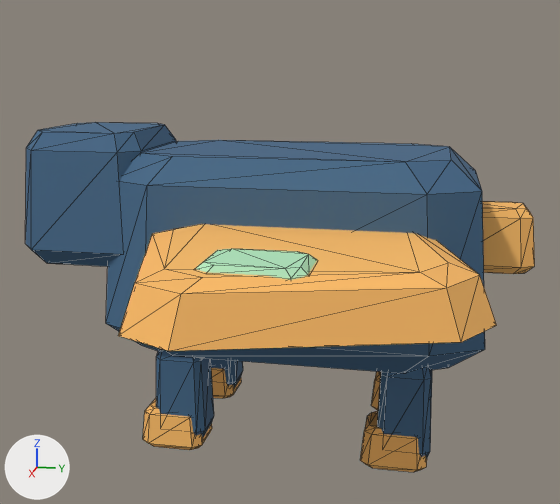
What one commit did to the glTF model assets/blockvarlden/actors/lyktmott.glb.
The view is the same before and after, from a 50 mm camera at (1.014, 0.175, 0.493) aimed at (0.004, -0.027, 0.241). The lights are fixed; the arrows at lower left show +X, +Y and +Z. The picture after the commit comes second. Mesh edges are drawn as thin lines. Vertices at exactly the same position are counted once.

The scene before the commit, as lines of its bpy script (objects in view):
```python
me_lyktmott_skulptur = bpy.data.meshes.new('lyktmott skulptur')
me_lyktmott_skulptur.from_pydata(...)  # 672 vertices, 1260 faces; spans x -0.399..0.399, y -0.374..0.304, z -0.011..0.405
me_lyktmott_skulptur.materials.append(mat_lyktmott_pigment)
ob_lyktmott_färgytor = bpy.data.objects.new('lyktmott färgytor', me_lyktmott_skulptur)
ob_lyktmott_färgytor.location = (0.0, 0.0, 0.0)
```
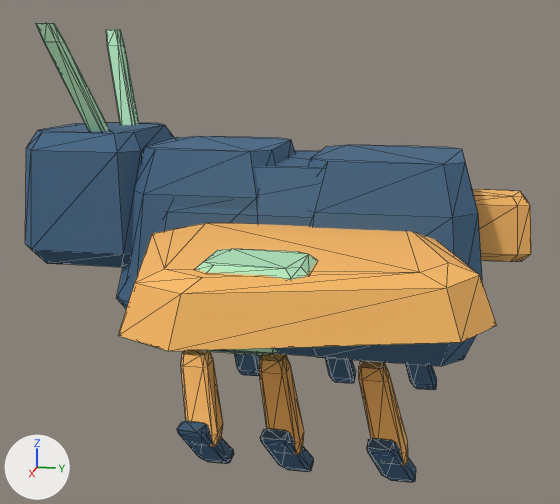
Location of each change, [x1, y1, x2, y2] in pixels of the pictures (560 x 504 px; the box of a moved part takes in the faces that stretch with it):
'lyktmott färgytor', reshaped (31% taller): before [25, 122, 535, 472]; after [25, 23, 531, 483]
part 1 of me_lyktmott_skulptur, moved or reshaped: before [211, 359, 243, 387]; after [106, 29, 139, 125]
part 2 of me_lyktmott_skulptur, moved or reshaped: before [156, 350, 214, 437]; after [36, 23, 110, 131]
part 3 of me_lyktmott_skulptur, moved or reshaped (not visible afterwards): before [211, 368, 242, 399]
part 4 of me_lyktmott_skulptur, moved or reshaped: before [143, 398, 212, 450]; after [234, 353, 262, 376]
part 5 of me_lyktmott_skulptur, moved or reshaped: before [106, 140, 485, 373]; after [325, 358, 356, 383]
part 6 of me_lyktmott_skulptur, moved or reshaped (not visible afterwards): before [371, 372, 381, 410]
part 7 of me_lyktmott_skulptur, moved or reshaped: before [360, 411, 427, 472]; after [406, 364, 437, 390]
part 8 of me_lyktmott_skulptur, moved or reshaped: before [377, 367, 432, 459]; after [181, 350, 223, 446]
part 9 of me_lyktmott_skulptur, moved or reshaped: before [482, 201, 535, 274]; after [177, 421, 234, 464]
part 10 of me_lyktmott_skulptur, added (brown): after [259, 354, 304, 455]
part 11 of me_lyktmott_skulptur, added (blue): after [260, 429, 314, 472]
part 12 of me_lyktmott_skulptur, added (brown): after [359, 360, 408, 465]
part 13 of me_lyktmott_skulptur, added (blue): after [367, 438, 416, 483]
part 14 of me_lyktmott_skulptur, added (orange): after [472, 189, 531, 262]
part 15 of me_lyktmott_skulptur, added: after [117, 150, 321, 357]
part 16 of me_lyktmott_skulptur, added (blue): after [123, 136, 295, 354]
part 17 of me_lyktmott_skulptur, added (blue): after [309, 145, 483, 366]
part 18 of me_lyktmott_skulptur, recoloured: [86, 132, 487, 351] in both

The change, as a diff of the scene's bpy script:
```diff
--- a/assets/blockvarlden/actors/lyktmott.glb.py
+++ b/assets/blockvarlden/actors/lyktmott.glb.py
@@ me_lyktmott_skulptur @@
-me_lyktmott_skulptur.from_pydata(...)  # 672 vertices, 1260 faces; spans x -0.399..0.399, y -0.374..0.304, z -0.011..0.405
+me_lyktmott_skulptur.from_pydata(...)  # 928 vertices, 1740 faces; spans x -0.399..0.399, y -0.374..0.299, z 0.0..0.538
+# me_lyktmott_skulptur part 1: the loose piece of 32 vertices spanning x -0.113..-0.053, y -0.176..-0.108, z 0.0..0.132 is multiplied about its middle by the matrix ((0.385, 0.0, -0.492), (0.0, 0.337, -0.379), (0.0, 0.0, 1.273)), then moved by (0.012, -0.131, 0.388)
+# me_lyktmott_skulptur part 2: the loose piece of 32 vertices spanning x 0.053..0.113, y -0.176..-0.108, z 0.0..0.132 is multiplied about its middle by the matrix ((0.385, 0.0, 0.492), (0.0, 0.337, -0.379), (0.0, 0.0, 1.273)), then moved by (-0.012, -0.131, 0.388)
+# me_lyktmott_skulptur part 3: the loose piece of 32 vertices spanning x -0.117..-0.05, y -0.195..-0.112, z -0.011..0.044 is multiplied about its middle by the matrix ((0.567, 0.0, 1.371), (0.0, 0.478, -0.636), (0.0, 0.0, 1.571)), then moved by (-0.042, 0.024, 0.061)
+# me_lyktmott_skulptur part 4: the loose piece of 32 vertices spanning x 0.05..0.117, y -0.195..-0.112, z -0.011..0.044 is multiplied about its middle by the matrix ((0.508, 0.0, -0.636), (0.0, 0.478, -0.455), (0.0, 0.0, 1.047)), then moved by (-0.242, 0.039, 0.012)
+# me_lyktmott_skulptur part 5: the loose piece of 32 vertices spanning x -0.13..0.13, y -0.245..0.245, z 0.12..0.38 is multiplied about its middle by the matrix ((0.129, 0.0, -0.135), (0.0, 0.08, -0.096), (0.0, 0.0, 0.222)), then moved by (-0.159, 0.037, -0.221)
+# me_lyktmott_skulptur part 6: the loose piece of 32 vertices spanning x -0.117..-0.05, y 0.099..0.182, z -0.011..0.044 is multiplied about its middle by the matrix ((0.567, 0.0, 1.371), (0.0, 0.478, -0.636), (0.0, 0.0, 1.571)), then moved by (-0.042, 0.008, 0.061)
+# me_lyktmott_skulptur part 7: the loose piece of 32 vertices spanning x 0.05..0.117, y 0.099..0.182, z -0.011..0.044 is multiplied about its middle by the matrix ((0.508, 0.0, -0.636), (0.0, 0.478, -0.455), (0.0, 0.0, 1.047)), then moved by (-0.242, 0.023, 0.012)
+# me_lyktmott_skulptur part 8: the loose piece of 32 vertices spanning x 0.053..0.113, y 0.118..0.186, z 0.0..0.132 is multiplied about its middle by the matrix ((0.635, 0.0, -0.571), (0.0, 0.587, -0.265), (0.0, 0.0, 0.655)), then moved by (0.042, -0.258, 0.012)
+# me_lyktmott_skulptur part 9: the loose piece of 32 vertices spanning x -0.031..0.031, y 0.176..0.304, z 0.232..0.315 is multiplied about its middle by the matrix ((0.545, 0.0, 0.421), (0.0, 0.314, -0.3), (0.0, 0.0, 0.692)), then moved by (0.159, -0.331, -0.245)
+# me_lyktmott_skulptur part 10: the loose piece of 32 vertices spanning x 0.053..0.113, y -0.176..-0.108, z 0.0..0.132 is copied, and the copy is multiplied about its middle by the matrix ((0.635, 0.0, -0.571), (0.0, 0.587, -0.265), (0.0, 0.0, 0.655)), then moved by (0.042, 0.14, 0.012); it spans x 0.073..0.178, y -0.035..0.032, z 0.035..0.121
+# me_lyktmott_skulptur part 11: the loose piece of 32 vertices spanning x 0.05..0.117, y 0.099..0.182, z -0.011..0.044 is copied, and the copy is multiplied about its middle by the matrix ((0.508, 0.0, 0.636), (0.0, 0.478, -0.455), (0.0, 0.0, 1.047)), then moved by (0.075, -0.127, 0.012); it spans x 0.127..0.189, y -0.015..0.042, z 0.0..0.058
+# me_lyktmott_skulptur part 12: the loose piece of 32 vertices spanning x 0.053..0.113, y 0.118..0.186, z 0.0..0.132 is copied, and the copy is multiplied about its middle by the matrix ((0.635, 0.0, -0.571), (0.0, 0.587, -0.265), (0.0, 0.0, 0.655)), then moved by (0.042, -0.026, 0.012); it spans x 0.073..0.178, y 0.093..0.16, z 0.035..0.121
+# me_lyktmott_skulptur part 13: the loose piece of 32 vertices spanning x 0.05..0.117, y 0.099..0.182, z -0.011..0.044 is copied, and the copy is multiplied about its middle by the matrix ((0.508, 0.0, 0.636), (0.0, 0.478, -0.455), (0.0, 0.0, 1.047)), then moved by (0.075, 0.0, 0.012); it spans x 0.127..0.189, y 0.113..0.17, z 0.0..0.058
+# me_lyktmott_skulptur part 14: the loose piece of 32 vertices spanning x -0.031..0.031, y 0.176..0.304, z 0.232..0.315 is copied, and the copy is moved by (0.0, -0.005, 0.016); it spans x -0.031..0.031, y 0.171..0.299, z 0.247..0.331
+# me_lyktmott_skulptur part 15: a new loose piece of 32 vertices spanning x -0.123..0.123, y -0.23..0.23, z 0.132..0.368, in mat_lyktmott_pigment
+# me_lyktmott_skulptur part 16: a new loose piece of 32 vertices spanning x -0.122..0.122, y -0.223..0.007, z 0.129..0.387, in mat_lyktmott_pigment
+# me_lyktmott_skulptur part 17: a new loose piece of 32 vertices spanning x -0.13..0.13, y -0.007..0.243, z 0.133..0.377, in mat_lyktmott_pigment
+# me_lyktmott_skulptur part 18: 506 kept faces spanning x -0.399..0.399, y -0.374..0.241, z 0.123..0.405 get new vertex colours
+# other edits to the shape of me_lyktmott_skulptur do not show in these pictures
 me_lyktmott_skulptur.materials.append(mat_lyktmott_pigment)
```
